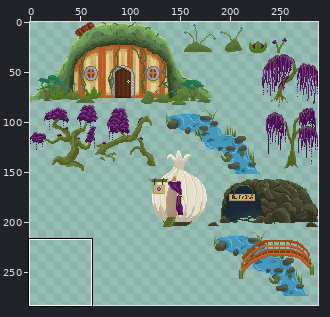
Two states of a sprite sheet, game/graphics/Environment01.png. Above, an overview of the earlier version with the close-up marked.
Close-up. Old version:
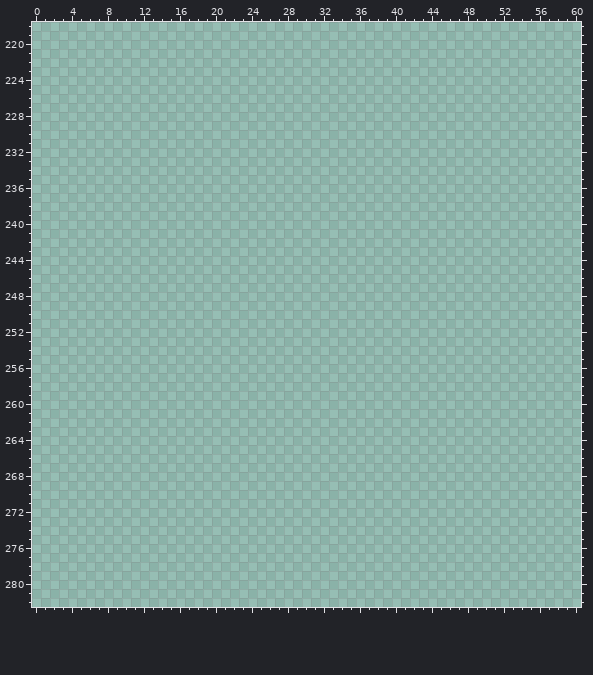
The file is 288x288 pixels. Pixels under 10% opacity are left out. Colours within 5 levels of each other are drawn and written as one. Shown: x 0..60, y 218..282. The wide view leaves out empty margins. The commit also changed other parts of the picture, which this record leaves out.
The same view after the edit:
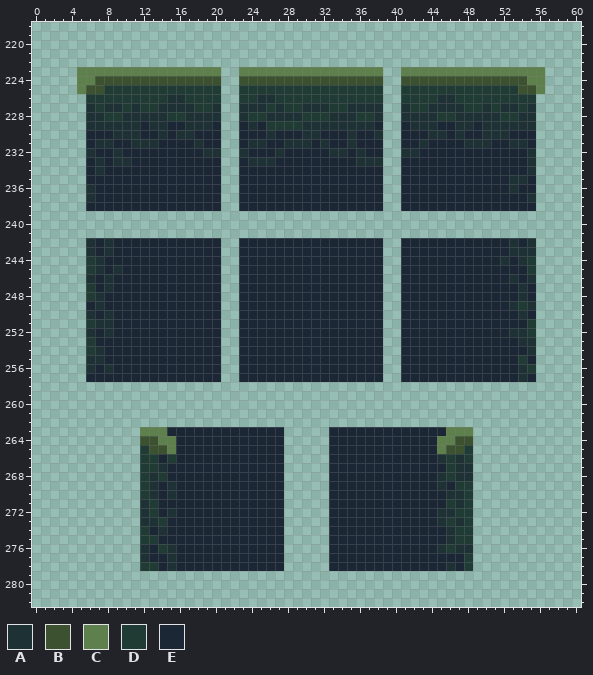
Palette (. is transparent): A #1e3135  B #3b5130  C #5d804c  D #203b34  E #1c2735
What changed:
y 223: x 5..20 ................ -> CCCCCCCCCCCCCCCC; x 23..38 ................ -> CCCCCCCCCCCCCCCC; x 41..56 ................ -> CCCCCCCCCCCCCCCC
y 224: x 5..20 ................ -> CCBBBBBBBBBBBBBB; x 23..38 ................ -> BBBBBBBBBBBBBBBB; x 41..56 ................ -> BBBBBBBBBBBBBBCC
y 225: x 5..20 ................ -> CBBDDDDDDDDDDDDD; x 23..38 ................ -> DDDDDDDDDDDDDDDD; x 41..56 ................ -> DDDDDDDDDDDDDBBC
y 226: x 6..20 ............... -> DDDDDDDDDAADDDD; x 23..38 ................ -> DDAADDDDDDDDDDDD; x 41..55 ............... -> DDDDAADDDDDDDDD
y 227: x 6..20 ............... -> ADAADADDAAAADDA; x 23..38 ................ -> AAADADDAAADDAAAA; x 41..55 ............... -> ADDAAAADDADAADA
y 228: x 6..20 ............... -> AADDAAAAADDAAAA; x 23..38 ................ -> ADDAAAADDDAAADDA; x 41..55 ............... -> AAAADDAAAAADDAA
y 229: x 6..20 ............... -> AAAAAAEAAEEAAAE; x 23..38 ................ -> EAEDDDDAAAAAAAAE; x 41..55 ............... -> EAAAEEAAEAAAAAA
y 230: x 6..20 ............... -> EEEAAAEEAEAAEEE; x 23..38 ................ -> EEEAEEEAAEEEAEEA; x 41..55 ............... -> EEEAAEAEEAAAEEE
y 231: x 6..20 ............... -> EAAEEAAAEEEEAEE; x 23..38 ................ -> EAAEEAAAEAEEAEEE; x 41..55 ............... -> EEAEEEEAAAEEAAE
y 232: x 6..20 ............... -> AEEAEEEEEEEEEAA; x 23..38 ................ -> AEEEAEEEEEAAEAEE; x 41..55 ............... -> AAEEEEEEEEEEEEA
y 233: x 6..20 ............... -> EAEAAEEEEEEEEEE; x 23..38 ................ -> EAAAEEEEEEEEEAAA; x 41..55 ............... -> EEEEEEEEEEEEEEA
y 234: x 6..20 ............... -> EAEEEEEEEEEEEEE; x 23..38 ................ -> EEEEEEEEEEEEEEEE; x 41..55 ............... -> EEEEEEEEEEEEEEA
y 235: x 6..20 ............... -> EEEEEEEEEEEEEEE; x 23..38 ................ -> EEEEEEEEEEEEEEEE; x 41..55 ............... -> EEEEEEEEEEEEAAE
y 236: x 6..20 ............... -> AEEEEEEEEEEEEEE; x 23..38 ................ -> EEEEEEEEEEEEEEEE; x 41..55 ............... -> EEEEEEEEEEEEAEE
y 237: x 6..20 ............... -> AEEEEEEEEEEEEEE; x 23..38 ................ -> EEEEEEEEEEEEEEEE; x 41..55 ............... -> EEEEEEEEEEEEEEA
y 238: x 6..20 ............... -> EEEEEEEEEEEEEEE; x 23..38 ................ -> EEEEEEEEEEEEEEEE; x 41..55 ............... -> EEEEEEEEEEEEEEE
y 242: x 6..20 ............... -> AEAEEEEEEEEEEEE; x 23..38 ................ -> EEEEEEEEEEEEEEEE; x 41..55 ............... -> EEEEEEEEEEEEAEA
y 243: x 6..20 ............... -> AEAEEEEEEEEEEEE; x 23..38 ................ -> EEEEEEEEEEEEEEEE; x 41..55 ............... -> EEEEEEEEEEEEAAA
y 244: x 6..20 ............... -> DAEEEEEEEEEEEEE; x 23..38 ................ -> EEEEEEEEEEEEEEEE; x 41..55 ............... -> EEEEEEEEEEEAEAD
y 245: x 6..20 ............... -> DAEAEEEEEEEEEEE; x 23..38 ................ -> EEEEEEEEEEEEEEEE; x 41..55 ............... -> EEEEEEEEEEEEEED
y 246: x 6..20 ............... -> AEAEEEEEEEEEEEE; x 23..38 ................ -> EEEEEEEEEEEEEEEE; x 41..55 ............... -> EEEEEEEEEEEEAEA
y 247: x 6..20 ............... -> DEAEEEEEEEEEEEE; x 23..38 ................ -> EEEEEEEEEEEEEEEE; x 41..55 ............... -> EEEEEEEEEEEEEAE
y 248: x 6..20 ............... -> DAEEEEEEEEEEEEE; x 23..38 ................ -> EEEEEEEEEEEEEEEE; x 41..55 ............... -> EEEEEEEEEEEEEAE
y 249: x 6..20 ............... -> EAEEEEEEEEEEEEE; x 23..38 ................ -> EEEEEEEEEEEEEEEE; x 41..55 ............... -> EEEEEEEEEEEEADA
y 250: x 6..20 ............... -> AEAEEEEEEEEEEEE; x 23..38 ................ -> EEEEEEEEEEEEEEEE; x 41..55 ............... -> EEEEEEEEEEEEEAE
y 251: x 6..20 ............... -> DAAEEEEEEEEEEEE; x 23..38 ................ -> EEEEEEEEEEEEEEEE; x 41..55 ............... -> EEEEEEEEEEEEEED
y 252: x 6..20 ............... -> AEAEEEEEEEEEEEE; x 23..38 ................ -> EEEEEEEEEEEEEEEE; x 41..55 ............... -> EEEEEEEEEEEEAAD
y 253: x 6..20 ............... -> DEEEEEEEEEEEEEE; x 23..38 ................ -> EEEEEEEEEEEEEEEE; x 41..55 ............... -> EEEEEEEEEEEEEAA
y 254: x 6..20 ............... -> DAEEEEEEEEEEEEE; x 23..38 ................ -> EEEEEEEEEEEEEEEE; x 41..55 ............... -> EEEEEEEEEEEEEEA
y 255: x 6..20 ............... -> AAEEEEEEEEEEEEE; x 23..38 ................ -> EEEEEEEEEEEEEEEE; x 41..55 ............... -> EEEEEEEEEEEEEDE
y 256: x 6..20 ............... -> AEAEEEEEEEEEEEE; x 23..38 ................ -> EEEEEEEEEEEEEEEE; x 41..55 ............... -> EEEEEEEEEEEEEAD
y 257: x 6..20 ............... -> EEEEEEEEEEEEEEE; x 23..38 ................ -> EEEEEEEEEEEEEEEE; x 41..55 ............... -> EEEEEEEEEEEEEAE
y 263: x 12..27 ................ -> CCCEEEEEEEEEEEEE; x 33..48 ................ -> EEEEEEEEEEEEECCC
y 264: x 12..27 ................ -> BBCCEEEEEEEEEEEE; x 33..48 ................ -> EEEEEEEEEEEECCBB
y 265: x 12..27 ................ -> DBBCEEEEEEEEEEEE; x 33..48 ................ -> EEEEEEEEEEEECBBD
y 266: x 12..27 ................ -> DDEDEEEEEEEEEEEE; x 33..48 ................ -> EEEEEEEEEEEEADAD
y 267: x 12..27 ................ -> DDAEEEEEEEEEEEEE; x 33..48 ................ -> EEEEEEEEEEEEEDAA
y 268: x 12..27 ................ -> DADEEEEEEEEEEEEE; x 33..48 ................ -> EEEEEEEEEEEEADAA
y 269: x 12..27 ................ -> DAEAEEEEEEEEEEEE; x 33..48 ................ -> EEEEEEEEEEEEAEDD
y 270: x 12..27 ................ -> DAEAEEEEEEEEEEEE; x 33..48 ................ -> EEEEEEEEEEEEEAAD
y 271: x 12..27 ................ -> ADEEEEEEEEEEEEEE; x 33..48 ................ -> EEEEEEEEEEEEEDAD
y 272: x 12..27 ................ -> ADEAEEEEEEEEEEEE; x 33..48 ................ -> EEEEEEEEEEEEAADD
y 273: x 12..27 ................ -> AADEEEEEEEEEEEEE; x 33..48 ................ -> EEEEEEEEEEEEADAD
y 274: x 12..27 ................ -> DEAEEEEEEEEEEEEE; x 33..48 ................ -> EEEEEEEEEEEEEADD
y 275: x 12..27 ................ -> DDEEEEEEEEEEEEEE; x 33..48 ................ -> EEEEEEEEEEEEEADD
y 276: x 12..27 ................ -> AEDAEEEEEEEEEEEE; x 33..48 ................ -> EEEEEEEEEEEEADAA
y 277: x 12..27 ................ -> AEEAEEEEEEEEEEEE; x 33..48 ................ -> EEEEEEEEEEEEEEED
y 278: x 12..27 ................ -> DDEAEEEEEEEEEEEE; x 33..48 ................ -> EEEEEEEEEEEEEAED
Pixel boxes of the changes (left, top, right, bottom) in both close-ups:
added: (77, 67, 545, 211)
added: (86, 238, 536, 382)
added: (140, 427, 284, 571)
added: (329, 427, 473, 571)
